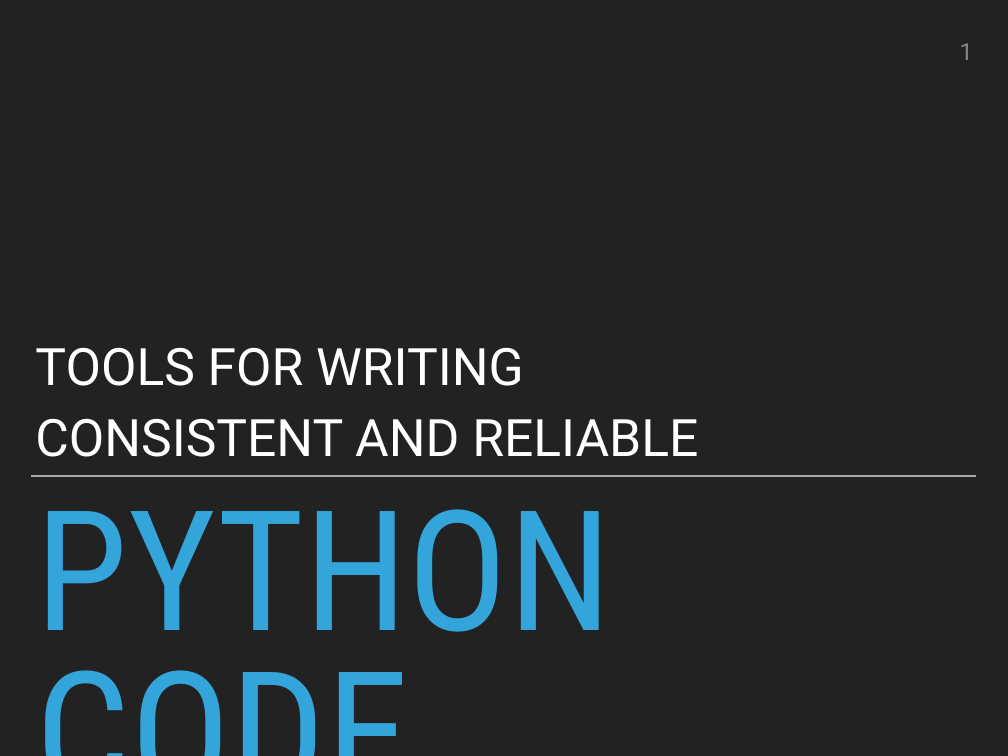
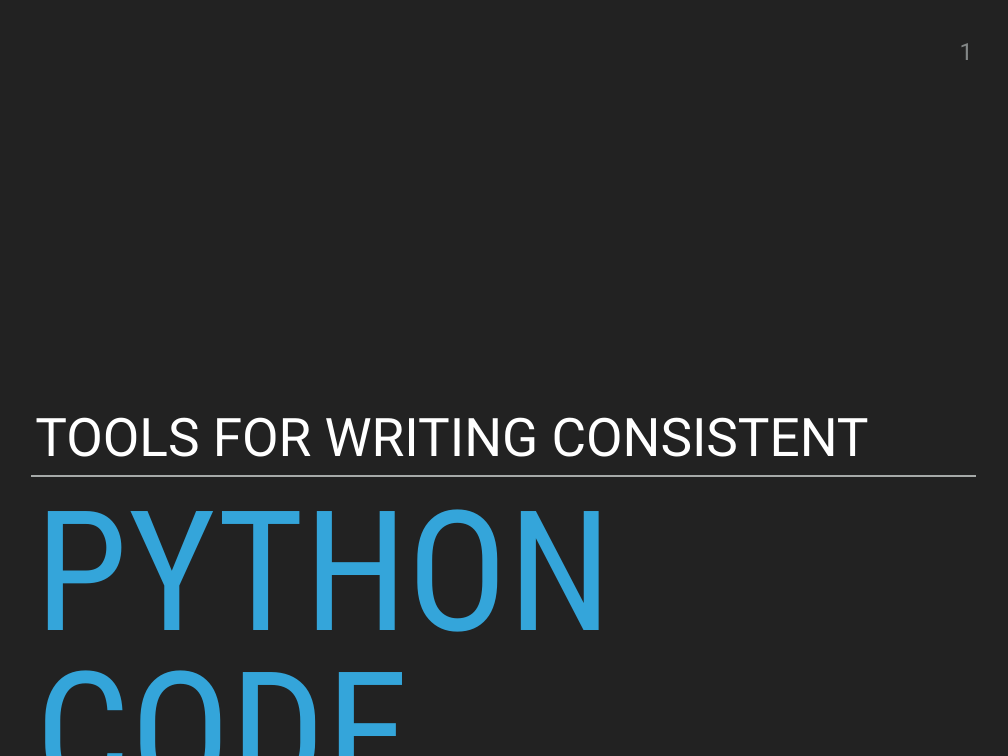
Before and after one commit to smu095/presentations, a slide deck: slide 1 of python101/slides/python101.pptx. Drawn at 1008x756 pixels with LibreOffice and Linux fonts; fonts in the diff are those of the drawing. Boxes give left, top, right and bottom in pixels: in the first picture for what was removed or moved away, otherwise in the second. Text is boxed around its words. In the diff, an @@ line names an element or a change of style, - is before the commit and + after.

```diff
--- a/python101/slides/python101.pptx
+++ b/python101/slides/python101.pptx
@@ subtitle at <box>35,417,869,457</box>: text changed; size 52.4 to 54 pt @@
-TOOLS FOR WRITING
-CONSISTENT AND RELIABLE
+TOOLS FOR WRITING CONSISTENT
```
Also in this commit, not shown: 7 other slides changed, 2 other files.
